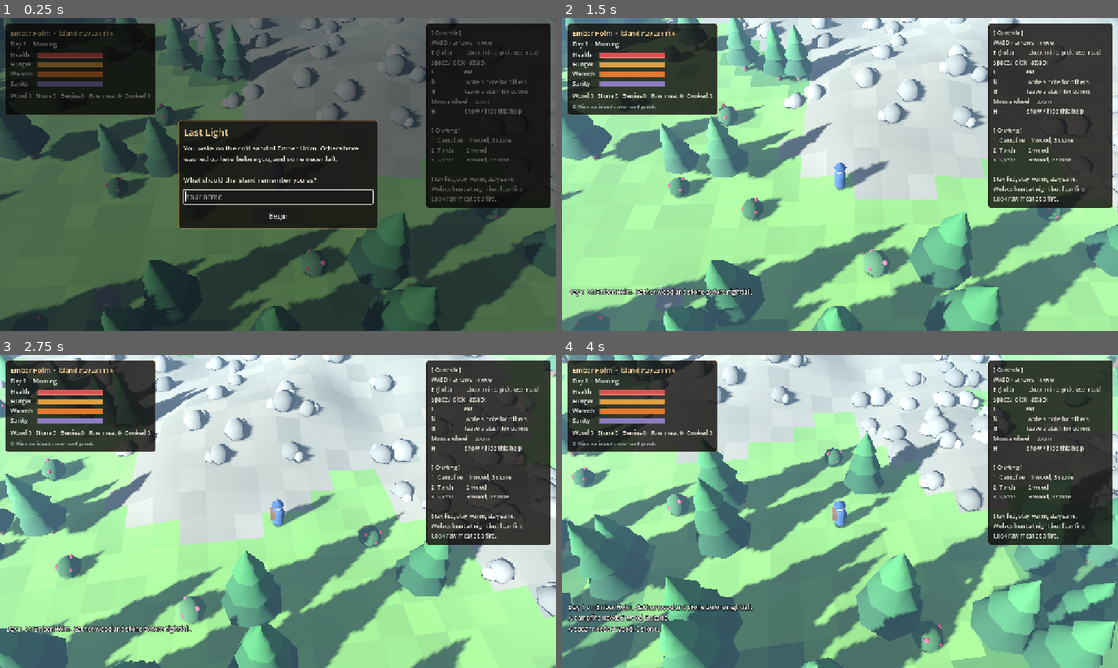
Above: before the commit, frames 1-4 (two rows, left to right).
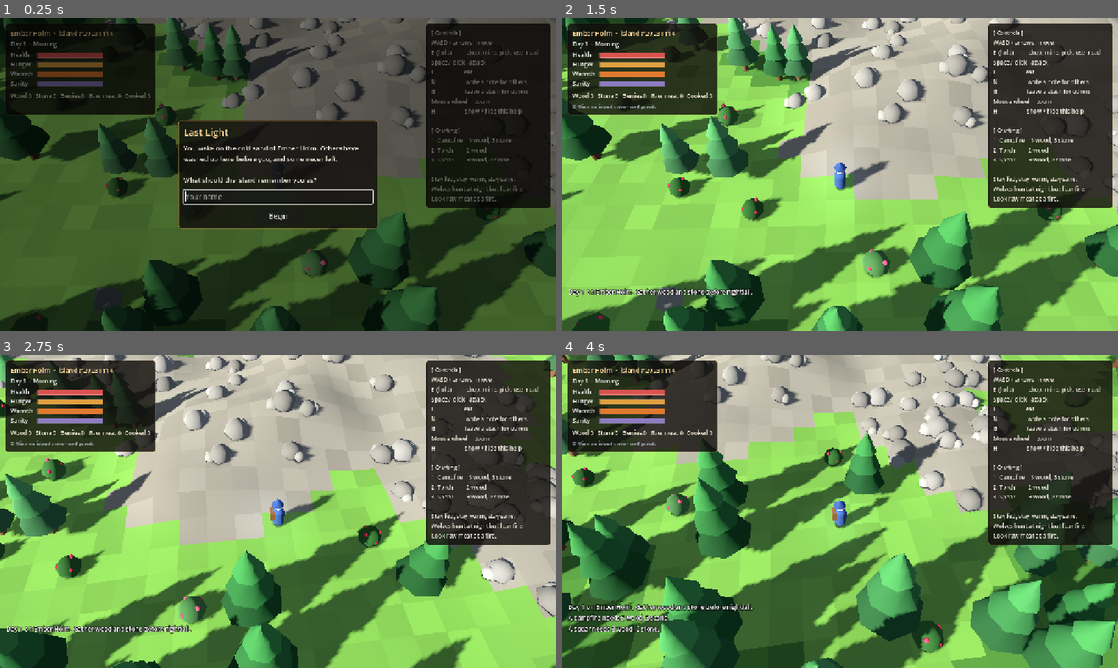
Above: after the commit, the same moments.

Repository: Albsoldier/Army-Medieval-
Game: Godot game, scene res://scenes/main.tscn
Same seed, same stepped clock (60 frames per second), same inputs: the game is played once before the commit and once after it.
Inputs (mouse positions are in pixels of both pictures, inside the frame that each line leads up to):
- Up to frame 1 (0.25 s): no input
- Up to frame 2 (1.5 s): click (840, 196) at 0.52 s; type "Alex" at 0.6 s; click "Begin" at 1.25 s
- Up to frame 3 (2.75 s): move the mouse to (400, 495) at 2.02 s; hold D (move_right) from 2.03 s (still down); hold Space (attack) from 2.03 s (still down); click (400, 495) at 2.17 s
- Up to frame 4 (4 s): move the mouse to (728, 527) at 2.77 s; release D (move_right) at 2.78 s; release Space (attack) at 2.78 s; hold S (move_down) 2.78-3.53 s; tap 1 (craft_campfire) at 2.85 s; move the mouse to (895, 442) at 3.52 s; hold D (move_right) from 3.53 s (still down); hold 3 (craft_spear) from 3.53 s (still down)

The runs differ from the first frame. In frame 1, 56% of the frame differs, in the area x 0-100%, y 0-100%; in frame 2, 78%; in frame 3, 78%; in frame 4, 78%.

Commit message:
Turn off fog: it washed out the 3D scene in the Compatibility renderer
Co-Authored-By: Claude Opus 5.5 <noreply@anthropic.com>
Claude-Session: https://claude.ai/code/session_01MPQsoYU4m9GjPH9jr69ReG

Diff:
--- a/last-light/game/scripts/main.gd
+++ b/last-light/game/scripts/main.gd
@@ -324,8 +324,8 @@
 	env.background_mode = Environment.BG_COLOR
 	env.ambient_light_source = Environment.AMBIENT_SOURCE_COLOR
 	env.tonemap_mode = Environment.TONE_MAPPER_FILMIC
-	env.fog_enabled = true
-	env.fog_density = 0.008
+	# No fog: in the Compatibility renderer even light fog washed out the whole scene.
+	env.fog_enabled = false
 	var world_env := WorldEnvironment.new()
 	world_env.environment = env
 	add_child(world_env)
@@ -360,7 +360,6 @@
 
 	var sky := _sky_blend(Color(0.58, 0.77, 0.94), Color(0.93, 0.56, 0.38), Color(0.02, 0.03, 0.07), n)
 	env.background_color = sky
-	env.fog_light_color = sky
 	env.ambient_light_color = _sky_blend(Color(0.62, 0.68, 0.8), Color(0.55, 0.47, 0.5), Color(0.05, 0.06, 0.12), n)
 	env.ambient_light_energy = lerpf(0.55, 1.0, n)
 
